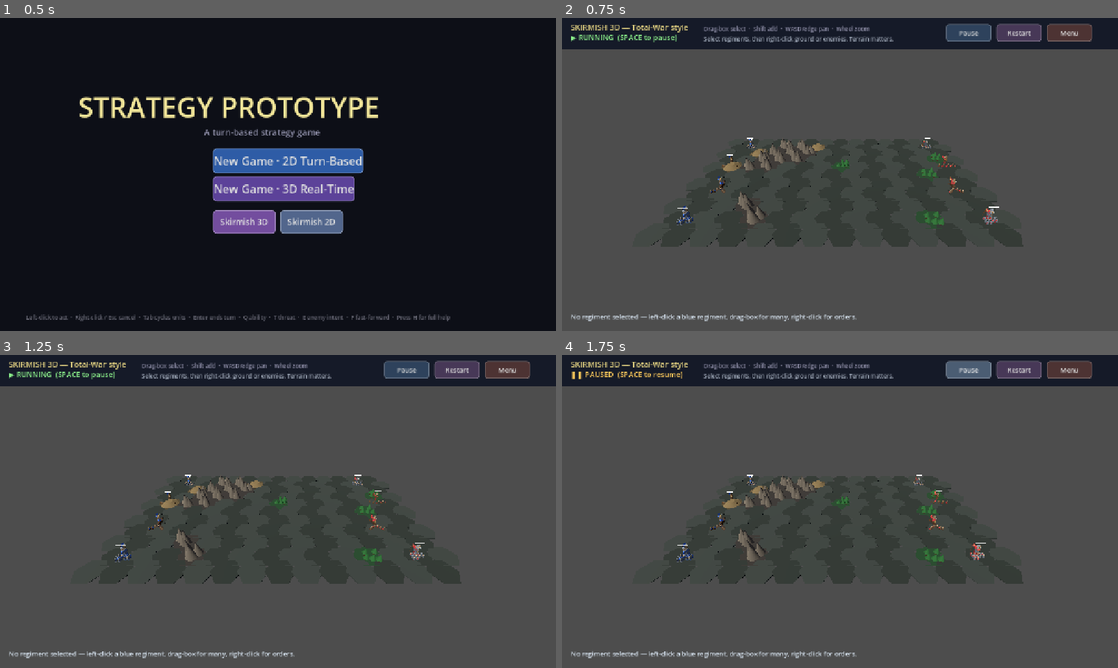
Above: before the commit, frames 1-4 (two rows, left to right).
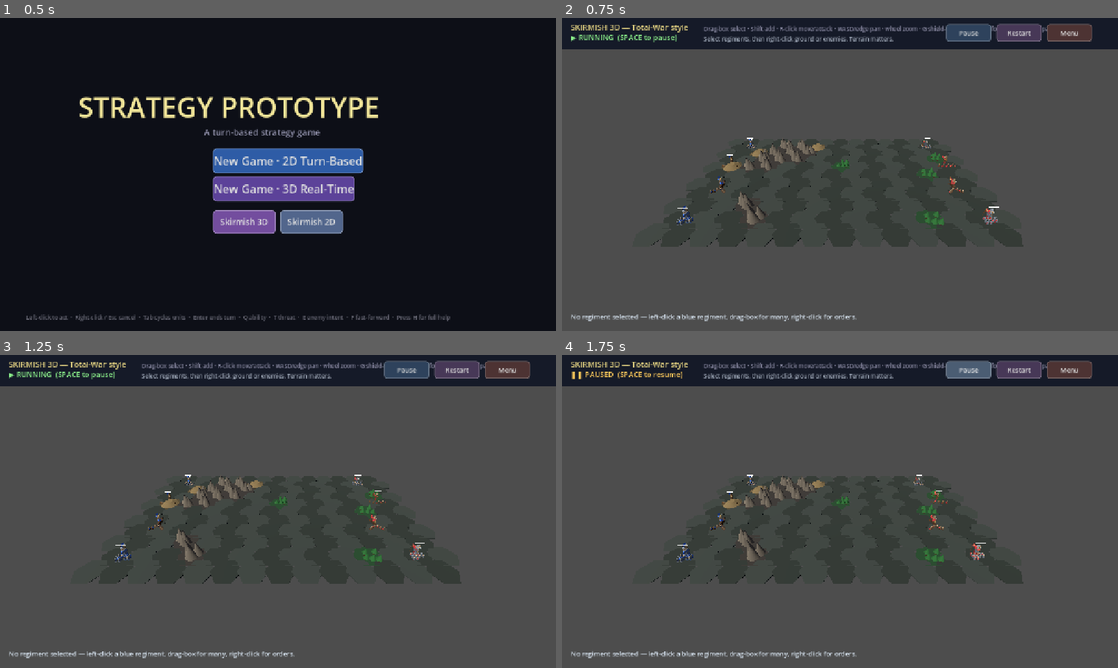
Above: after the commit, the same moments.

Repository: kabuumu/strategy-prototype
Game: Godot game, scene res://src/title/title.tscn
The game is run twice, just before and just after one commit, with the same random seed, the same clock (stepped at 60 frames per second) and the same inputs.
Inputs:
- Up to frame 1 (0.5 s): no input
- Up to frame 2 (0.75 s): click "Skirmish 3D" at 0.5 s
- Up to frame 3 (1.25 s): no input
- Up to frame 4 (1.75 s): click "Pause" at 1.25 s

Frame 1 is identical in both runs. In frame 2, 0.3% of the frame differs, in the area x 33-88%, y 2-5%; in frame 3, 0.3%; in frame 4, 0.3%.

Commit message:
3D skirmish depth: command abilities, formations, more content
Tactical:
- Shield Wall (G): selected regiments hold ground and take ~45% less damage.
- Volley (V): selected ranged regiments' next shot deals double damage.
- Formations (F): toggle Line / Wedge for multi-regiment move orders
  (wedge trails the flanks behind the centre). Proper spacing too.

Content:
- New regiment types — Pikemen, Crossbows, Berserkers, Knights — plus a
  Necromancer's Host. Used as varied enemies.
- Biome-flavoured enemy composition for campaign 3D battles (BIOME_ENEMY_POOL):
  woods favour archers/scouts/pikes, highlands crossbows/pikes, volcanic
  berserkers, the citadel knights/crossbows/necromancers; final tier leads
  with the run's boss. (2D battles keep their existing roster generator.)

Co-Authored-By: Claude Opus 4.8 <noreply@anthropic.com>

Diff:
--- a/src/rtbattle/rtbattle.gd
+++ b/src/rtbattle/rtbattle.gd
@@ -6,9 +6,9 @@
 # return there when finished.
 #
 # Controls:
-#   - SPACE        : toggle pause
+#   - SPACE        : start battle / toggle pause
 #   - Left-click   : select a friendly regiment (clears prior selection)
-#   - Right-click  : issue an order with the selected regiment
+#   - Right-click  : queue an order with the selected regiment
 #                       on empty ground → move there
 #                       on an enemy regiment → attack it
 #   - Esc          : return to title
@@ -63,6 +63,8 @@
 }
 
 const FIELD_RECT: Rect2 = Rect2(40.0, 70.0, 1200.0, 580.0)
+const PICK_RADIUS_PADDING: float = 14.0
+const OPENING_AI_DELAY: float = 2.0
 
 var player_units: Array = []   # Array[RTUnit]
 var enemy_units:  Array = []
@@ -70,6 +72,7 @@
 var _hovered_unit: RTUnit = null
 
 var _paused: bool = true
+var _battle_started: bool = false
 var _ended: bool = false
 
 # Drag-rectangle selection state
@@ -87,6 +90,7 @@
 # the nearest living player regiment to advance on. Kept slow so orders
 # feel deliberate rather than twitchy.
 var _ai_retarget_timer: float = 0.0
+var _opening_ai_timer: float = 0.0
 const AI_RETARGET_PERIOD: float = 0.6
 
 # UI nodes
@@ -150,7 +154,7 @@
 	add_child(_status_label)
 
 	_command_label = Label.new()
-	_command_label.text = "Select blue regiments, then right-click ground or enemies."
+	_command_label.text = "Select blue regiments, queue orders while paused, then press Space."
 	_command_label.add_theme_font_size_override("font_size", 13)
 	_command_label.modulate = Color(0.74, 0.78, 0.84)
 	_command_label.position = Vector2(302.0, 39.0)
@@ -159,14 +163,14 @@
 	add_child(_command_label)
 
 	var hint := Label.new()
-	hint.text = "Drag-box select  ·  Shift add  ·  Right-click orders"
+	hint.text = "Drag-box select  ·  Shift add  ·  Right-click queues move / attack"
 	hint.add_theme_font_size_override("font_size", 13)
 	hint.modulate = Color(0.55, 0.55, 0.65)
 	hint.position = Vector2(302.0, 16.0)
 	_set_passthrough(hint)
 	add_child(hint)
 
-	add_child(UITheme.button("Pause", Vector2(884.0, 14.0), Vector2(104.0, 40.0), Color(0.18, 0.26, 0.36), _on_pause_button, 15))
+	add_child(UITheme.button("Start/Pause", Vector2(884.0, 14.0), Vector2(104.0, 40.0), Color(0.18, 0.26, 0.36), _on_pause_button, 14))
 	add_child(UITheme.button("Restart", Vector2(1000.0, 14.0), Vector2(104.0, 40.0), Color(0.28, 0.22, 0.34), _on_restart_button, 15))
 	add_child(UITheme.button("Menu", Vector2(1116.0, 14.0), Vector2(104.0, 40.0), Color(0.30, 0.20, 0.20), _on_menu_button, 15))
 
@@ -281,7 +285,10 @@
 	var all_units: Array = []
 	all_units.append_array(player_units)
 	all_units.append_array(enemy_units)
-	_ai_tick(delta)
+	if _opening_ai_timer > 0.0:
+		_opening_ai_timer = max(0.0, _opening_ai_timer - delta)
+	else:
+		_ai_tick(delta)
 	for u: RTUnit in all_units:
 		if u.is_alive():
 			u.tick(delta, all_units)
@@ -362,6 +369,32 @@
 # ---------------------------------------------------------------------------
 # Input
 # ---------------------------------------------------------------------------
+func _input(event: InputEvent) -> void:
+	if event is InputEventMouseMotion:
+		if _drag_active:
+			_drag_current = event.position
+			_update_drag_box_visual()
+			get_viewport().set_input_as_handled()
+		return
+
+	if event is InputEventMouseButton:
+		var in_field := FIELD_RECT.has_point(event.position)
+		if event.button_index == MOUSE_BUTTON_LEFT:
+			if event.pressed:
+				if not in_field:
+					return
+				_begin_left_press(event.position, event.shift_pressed)
+			else:
+				if not _drag_active:
+					return
+				_end_left_press(event.position, event.shift_pressed)
+			get_viewport().set_input_as_handled()
+		elif event.button_index == MOUSE_BUTTON_RIGHT and event.pressed:
+			if not in_field:
+				return
+			_handle_right_click(event.position)
+			get_viewport().set_input_as_handled()
+
 func _unhandled_input(event: InputEvent) -> void:
 	if event is InputEventKey and event.pressed and not event.echo:
 		match event.keycode:
@@ -373,21 +406,6 @@
 			KEY_ESCAPE:
 				get_tree().change_scene_to_file("res://src/title/title.tscn")
 		return
-
-	if event is InputEventMouseMotion:
-		if _drag_active:
-			_drag_current = event.position
-			_update_drag_box_visual()
-		return
-
-	if event is InputEventMouseButton:
-		if event.button_index == MOUSE_BUTTON_LEFT:
-			if event.pressed:
-				_begin_left_press(event.position, event.shift_pressed)
-			else:
-				_end_left_press(event.position, event.shift_pressed)
-		elif event.button_index == MOUSE_BUTTON_RIGHT and event.pressed:
-			_handle_right_click(event.position)
 
 # Left-click down: start a drag candidate. We don't know yet whether the
 # player will band-box or simply click a unit, so we record the origin and
@@ -438,7 +456,12 @@
 			u.set_selected(true)
 
 func _handle_right_click(mouse: Vector2) -> void:
-	if _ended or selected_units.is_empty():
+	if _ended:
+		return
+	if selected_units.is_empty():
+		if _command_label != null:
+			_command_label.text = "Select one or more blue regiments before issuing an order."
+			_command_label.modulate = Color(0.95, 0.65, 0.40)
 		return
 	# If we clicked an enemy, every selected unit attacks it. Otherwise,
 	# spread the selection in a small clump around the target point so they
@@ -453,6 +476,7 @@
 			_command_label.text = "Attack order: %d regiment%s focusing %s." % [
 				selected_units.size(), "" if selected_units.size() == 1 else "s", enemy.unit_name
 			]
+		_refresh_ui()
 		return
 	var target := Vector2(
 		clamp(mouse.x, FIELD_RECT.position.x + 10.0, FIELD_RECT.end.x - 10.0),
@@ -482,6 +506,7 @@
 		_command_label.text = "Move order: %d regiment%s to marked ground." % [
 			n, "" if n == 1 else "s"
 		]
+	_refresh_ui()
 
 func _pick_unit_at(p: Vector2, pool: Array) -> RTUnit:
 	var best: RTUnit = null
@@ -490,7 +515,7 @@
 		if not u.is_alive():
 			continue
 		var d: float = u.position.distance_to(p)
-		if d <= u.radius and d < best_d:
+		if d <= u.radius + PICK_RADIUS_PADDING and d < best_d:
 			best   = u
 			best_d = d
 	return best
@@ -548,6 +573,11 @@
 # UI state
 # ---------------------------------------------------------------------------
 func _set_paused(v: bool) -> void:
+	if not v and not _battle_started:
+		_battle_started = true
+		_opening_ai_timer = OPENING_AI_DELAY
+		if _command_label != null:
+			_command_label.text = "Orders are live. Enemy regiments advance after a short setup beat."
 	_paused = v
 	_refresh_ui()
 
@@ -556,9 +586,15 @@
 		if _ended:
 			_status_label.text = "Battle over"
 			_status_label.modulate = Color(0.70, 0.70, 0.75)
+		elif not _battle_started:
+			_status_label.text = "PLANNING  (select units, right-click orders, SPACE to start)"
+			_status_label.modulate = Color(1.0, 0.80, 0.35)
 		elif _paused:
 			_status_label.text = "❚❚ PAUSED  (SPACE to resume)"
 			_status_label.modulate = Color(1.0, 0.80, 0.35)
+		elif _opening_ai_timer > 0.0:
+			_status_label.text = "▶ RUNNING  enemy advance in %.1fs" % _opening_ai_timer
+			_status_label.modulate = Color(0.70, 0.90, 1.0)
 		else:
 			_status_label.text = "▶ RUNNING  (SPACE to pause)"
 			_status_label.modulate = Color(0.55, 0.95, 0.55)
@@ -572,7 +608,7 @@
 		if alive_sel.size() != selected_units.size():
 			selected_units = alive_sel
 		if alive_sel.is_empty():
-			_selection_label.text = "No regiment selected — left-click one of your (blue) regiments, drag-box to select many, then right-click to give orders."
+			_selection_label.text = "No regiment selected — left-click or drag-box blue regiments, then right-click ground or enemies to queue orders."
 			if _command_label != null and not _ended:
 				_command_label.modulate = Color(0.64, 0.68, 0.74)
 		elif alive_sel.size() == 1:
@@ -598,7 +634,7 @@
 				total_hp  += u.hp
 				total_max += u.max_hp
 			_selection_label.text = (
-				"%d regiments selected  ·  %d / %d HP combined  ·  right-click to issue group order"
+				"%d regiments selected  ·  %d / %d HP combined  ·  right-click to queue group order"
 				% [alive_sel.size(), total_hp, total_max]
 			)
 			if _command_label != null:
--- a/src/skirmish3d/skirmish3d.gd
+++ b/src/skirmish3d/skirmish3d.gd
@@ -63,6 +63,43 @@
 		"soldier_count": 16, "hp_per_soldier": 30, "damage_per_attack": 18,
 		"attack_cooldown": 1.3, "attack_range_px": 55.0, "move_speed_px": 44.0,
 	},
+	# Extra regiment types — mostly enemy variety per biome.
+	"pikemen": {
+		"name": "Pikemen", "sprite_key": "healer",
+		"soldier_count": 12, "hp_per_soldier": 20, "damage_per_attack": 11,
+		"attack_cooldown": 1.1, "attack_range_px": 78.0, "move_speed_px": 50.0,
+	},
+	"crossbow": {
+		"name": "Crossbows", "sprite_key": "archer",
+		"soldier_count": 8, "hp_per_soldier": 13, "damage_per_attack": 16,
+		"attack_cooldown": 1.8, "attack_range_px": 200.0, "move_speed_px": 50.0,
+	},
+	"berserker": {
+		"name": "Berserkers", "sprite_key": "soldier",
+		"soldier_count": 10, "hp_per_soldier": 13, "damage_per_attack": 15,
+		"attack_cooldown": 0.8, "attack_range_px": 52.0, "move_speed_px": 92.0,
+	},
+	"knight": {
+		"name": "Knights", "sprite_key": "scout",
+		"soldier_count": 7, "hp_per_soldier": 22, "damage_per_attack": 14,
+		"attack_cooldown": 1.0, "attack_range_px": 55.0, "move_speed_px": 100.0,
+	},
+	# Extra boss
+	"necromancer": {
+		"name": "Necromancer's Host", "sprite_key": "healer",
+		"soldier_count": 18, "hp_per_soldier": 20, "damage_per_attack": 13,
+		"attack_cooldown": 1.1, "attack_range_px": 120.0, "move_speed_px": 52.0,
+	},
+}
+
+# Enemy regiment composition by biome (campaign 3D battles). Picks count by
+# tier; the final tier prepends the run's boss.
+const BIOME_ENEMY_POOL: Dictionary = {
+	"Grassy Plains":   ["soldier", "archer"],
+	"Deep Woods":      ["archer", "scout", "pikemen"],
+	"Rocky Highlands": ["pikemen", "crossbow", "soldier"],
+	"Volcanic Wastes": ["berserker", "soldier", "berserker"],
+	"The Citadel":     ["knight", "crossbow", "pikemen", "necromancer"],
 }
 
 const FIELD_HALF_WIDTH: float = 36.0
@@ -86,6 +123,7 @@
 var hovered_unit: SkirmishUnit3D = null
 var _ended: bool = false
 var _campaign: bool = false   # launched from the campaign map (vs standalone)
+var _formation: int = 0       # 0 = line, 1 = wedge (move-order arrangement)
 var _paused: bool = true
 
 var _drag_active: bool = false
@@ -488,7 +526,7 @@
 	_ui.add_child(_command_label)
 
 	var hint := Label.new()
-	hint.text = "Drag-box select  ·  Shift add  ·  WASD/edge pan  ·  Wheel zoom"
+	hint.text = "Drag-box select · Shift add · R-click move/attack · WASD/edge pan · wheel zoom · G shield-wall · V volley · F formation · SPACE pause"
 	hint.add_theme_font_size_override("font_size", 13)
 	hint.modulate = Color(0.56, 0.56, 0.66)
 	hint.position = Vector2(326.0, 16.0)
@@ -580,8 +618,7 @@
 		u.roster_index = i
 		player_units.append(u)
 
-	var elist := GameManager.get_battle_enemy_roster(
-		GameManager.pending_battle_tier, GameManager.pending_battle_elite)
+	var elist := _enemy_composition(GameManager.pending_battle_tier, GameManager.pending_battle_elite)
 	var ez := _line_positions(elist.size())
 	var hp_mult := GameManager.get_hp_multiplier(
 		GameManager.pending_battle_tier, GameManager.pending_battle_elite)
@@ -591,6 +628,21 @@
 		u.max_hp = int(u.max_hp * hp_mult)
 		u.hp = u.max_hp
 		enemy_units.append(u)
+
+# Biome-flavoured enemy regiment list for a campaign battle. Final tier leads
+# with the run's boss.
+func _enemy_composition(tier: int, elite: bool) -> Array[String]:
+	var rng := RandomNumberGenerator.new()
+	rng.seed = tier * 911 + (37 if elite else 13)
+	var biome_name: String = String(_biome.get("name", "Grassy Plains"))
+	var pool: Array = BIOME_ENEMY_POOL.get(biome_name, ["soldier", "archer"])
+	var out: Array[String] = []
+	if GameManager.is_final_battle(tier, elite):
+		out.append(GameManager.boss_id)   # the run's chosen boss leads
+	var count: int = clampi(2 + tier + (1 if elite else 0), 2, 6)
+	for _i in range(count):
+		out.append(String(pool[rng.randi() % pool.size()]))
+	return out
 
 # Evenly spread N regiments across the field depth.
 func _line_positions(n: int) -> Array[float]:
@@ -685,6 +737,14 @@
 		match event.keycode:
 			KEY_SPACE:
 				_set_paused(not _paused)
+			KEY_G:
+				_command_shield_wall()
+			KEY_V:
+				_command_volley()
+			KEY_F:
+				_formation = (_formation + 1) % 2
+				if _command_label != null:
+					_command_label.text = "Formation: " + ("Wedge ▽" if _formation == 1 else "Line ▭")
 			KEY_R:
 				if _ended:
 					get_tree().reload_current_scene()
@@ -718,6 +778,30 @@
 func _set_paused(v: bool) -> void:
 	_paused = v
 	_refresh_ui()
+
+# Command abilities on the current selection.
+func _command_shield_wall() -> void:
+	if selected_units.is_empty():
+		return
+	var turn_on := false
+	for u: SkirmishUnit3D in selected_units:
+		if not u.guarding:
+			turn_on = true
+	for u: SkirmishUnit3D in selected_units:
+		u.set_guard(turn_on)
+	if _command_label != null:
+		_command_label.text = "Shield Wall " + ("RAISED — holding ground, armoured" if turn_on else "lowered")
+
+func _command_volley() -> void:
+	if selected_units.is_empty():
+		return
+	var any := false
+	for u: SkirmishUnit3D in selected_units:
+		if u.is_ranged:
+			u.arm_volley()
+			any = true
+	if _command_label != null:
+		_command_label.text = "Volley readied — next shot hits hard!" if any else "No ranged regiments selected"
 
 func _begin_left_press(mouse: Vector2, shift: bool) -> void:
 	if _ended:
@@ -788,7 +872,9 @@
 				to_t = Vector3(1.0, 0.0, 0.0)
 			var right := Vector3(-to_t.z, 0.0, to_t.x).normalized()
 			var offset := float(i) - (float(n) - 1.0) * 0.5
-			dest += right * (u.radius * 0.014) * offset
+			dest += right * 2.4 * offset
+			if _formation == 1:
+				dest -= to_t.normalized() * 1.9 * abs(offset)
 			dest.x = clamp(dest.x, -FIELD_HALF_WIDTH, FIELD_HALF_WIDTH)
 			dest.z = clamp(dest.z, -FIELD_HALF_DEPTH, FIELD_HALF_DEPTH)
 		u.order_move(dest)
--- a/src/skirmish3d/skirmish_unit_3d.gd
+++ b/src/skirmish3d/skirmish_unit_3d.gd
@@ -56,6 +56,17 @@
 var routing: bool = false
 var _charge_ready: bool = false   # cavalry impact bonus armed while closing
 var facing: Vector3 = Vector3.RIGHT   # xz heading the regiment is turned toward
+
+# Command stances/abilities
+var guarding: bool = false        # Shield Wall: hold ground, take much less damage
+var _volley_ready: bool = false   # Volley: next ranged attack hits far harder
+
+func set_guard(v: bool) -> void:
+	guarding = v
+
+func arm_volley() -> void:
+	if is_ranged:
+		_volley_ready = true
 
 var _body: MeshInstance3D
 var _select_ring: MeshInstance3D
@@ -436,8 +447,8 @@
 func take_damage(amount: int) -> void:
 	if hp <= 0:
 		return
-	# Terrain cover reduces incoming damage (e.g. forest)
-	amount = max(1, int(round(amount * terrain_def_mult)))
+	# Terrain cover + Shield Wall stance reduce incoming damage
+	amount = max(1, int(round(amount * terrain_def_mult * (0.55 if guarding else 1.0))))
 	hp = max(0, hp - amount)
 	_refresh_hp_bar()
 	_flash_hit()
@@ -535,6 +546,9 @@
 		Order.IDLE:
 			pass
 
+	if guarding:
+		want_move = false   # Shield Wall holds the line
+
 	if want_move:
 		var step: Vector3 = move_intent.normalized() * move_speed_world * terrain_speed_mult * delta
 		if order == Order.MOVE and step.length() > move_intent.length():
@@ -564,6 +578,9 @@
 				_charge_ready = false
 			var arc := _arc_against(attack_target)   # 1.0 front / 1.3 flank / 1.6 rear
 			mult *= arc
+			if _volley_ready and is_ranged:
+				mult *= 2.0   # Volley: concentrated ranged barrage
+				_volley_ready = false
 			var scaled: int = max(1, int(round(
 				damage_per_attack * (float(alive_soldier_count()) / float(soldier_count)) * mult
 			)))
